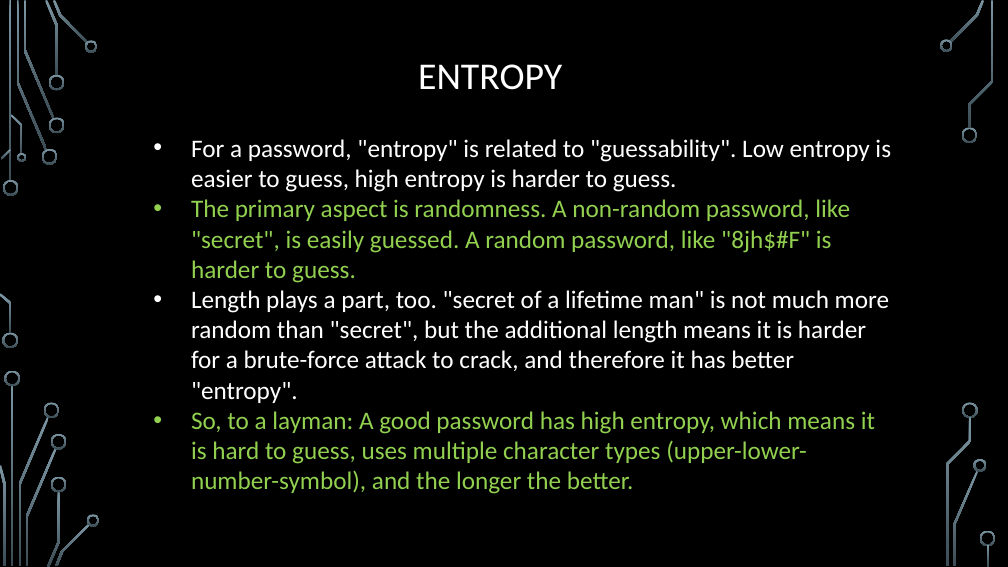
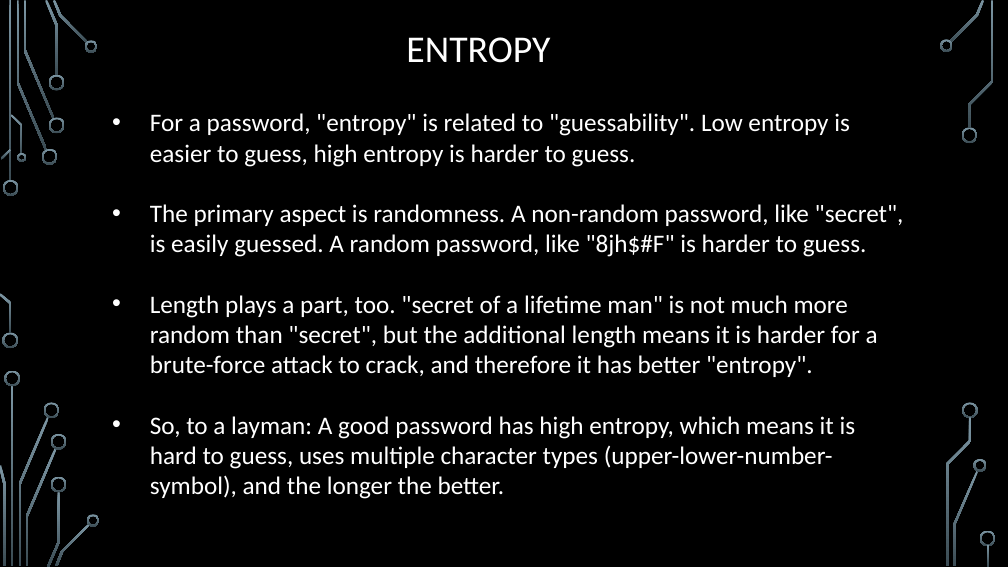
Before and after one commit to MVC-SEC/Club-Info, a slide deck: slide 8 of InfoSec Workshop/Passwords.pptx. Drawn at 1008x567 pixels with LibreOffice and Linux fonts; fonts in the diff are those of the drawing; background and template pictures are left out. Boxes give left, top, right and bottom in pixels: in the first picture for what was removed or moved away, otherwise in the second. Text is boxed around its words. In the diff, an @@ line names an element or a change of style, - is before the commit and + after.

```diff
--- a/InfoSec Workshop/Passwords.pptx
+++ b/InfoSec Workshop/Passwords.pptx
@@ title "ENTROPY": place and size @@
-title "ENTROPY" at [418, 64, 562, 90]
+title "ENTROPY" at [406, 37, 550, 63]
@@ text "For a password, "entropy" is ...": place and size @@
-text "For a password, "entropy" is ..." at [191, 139, 891, 464]
+text "For a password, "entropy" is ..." at [150, 113, 904, 499]
@@ text at [150, 204, 904, 499]: text colour #92D050 to #FFFFFF in "The primary aspect is randomness. A non-random ...", "So, to a layman: A good password ..." @@
```
Also in this commit, not shown: 3 other slides changed, 4 other files.
